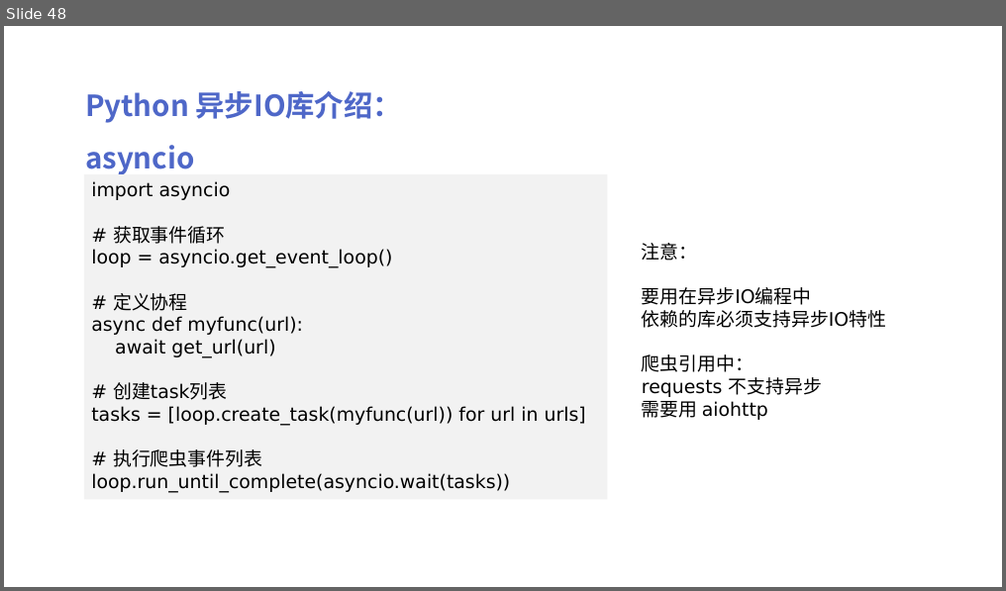
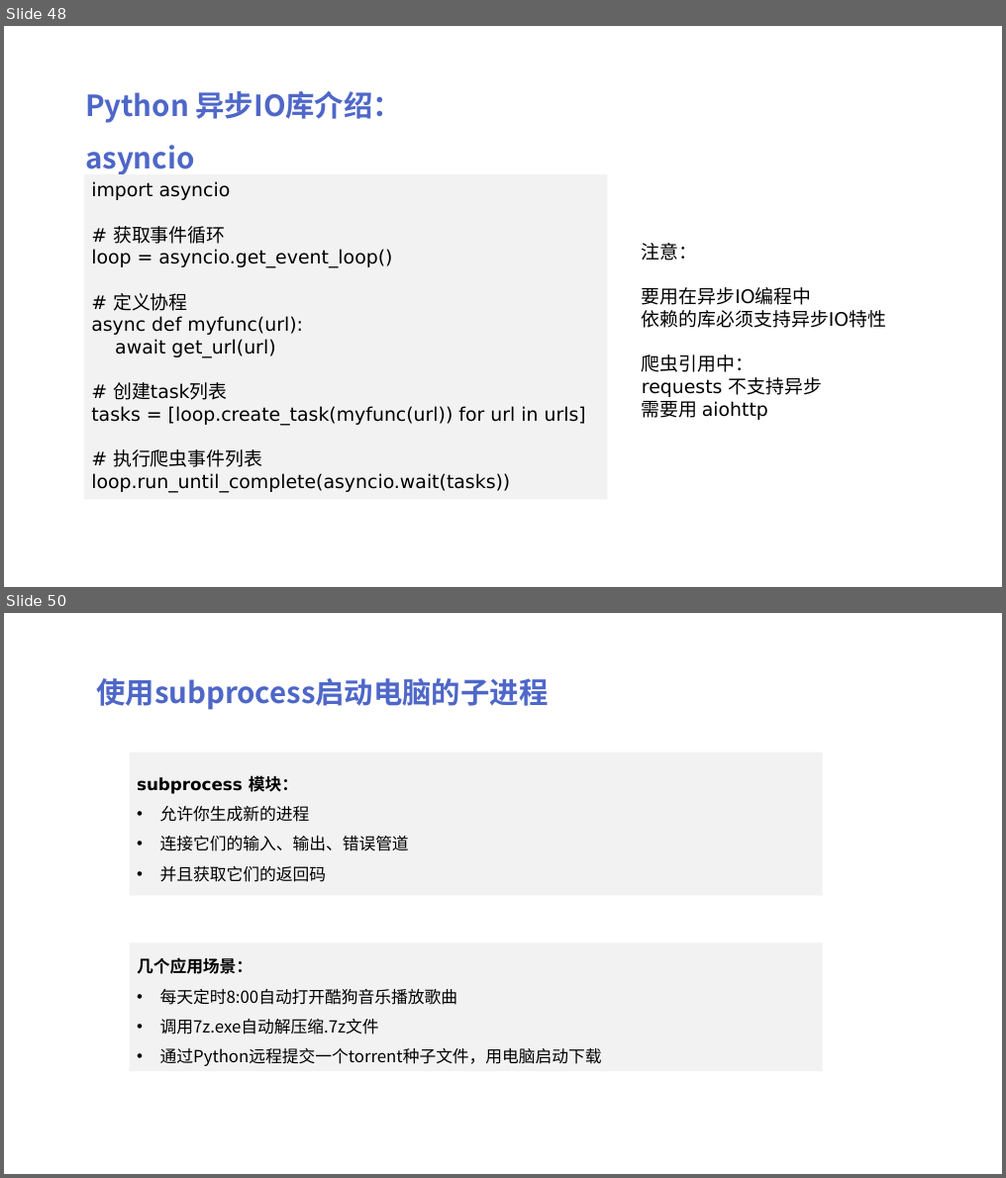
Before and after one commit to peiss/ant-learn-python-concurrent, a slide deck: Python并发编程简介.pptx. Shown one above the other, each under a label of ours: slide 48 before the commit, slides 48 and 50 after it; the slides between them are not shown. The pictures are 1006x591 and 1006x1178 pixels, drawn with LibreOffice and Linux fonts; fonts in the diff are those of the drawing. Boxes give left, top, right and bottom in pixels: in the first picture for what was removed or moved away, otherwise in the second. Text is boxed around its words. In the diff, an @@ line names an element or a change of style, - is before the commit and + after.

```diff
--- a/Python并发编程简介.pptx
+++ b/Python并发编程简介.pptx
@@ slide 50 added at [4, 613, 1002, 1174], background #FFFFFF @@
@@ text added at [96, 678, 548, 710], 28 pt, text #4E67C8, bold @@
+使用subprocess启动电脑的子进程
@@ rectangle added at [130, 753, 823, 896], fill #F2F2F2, 16 pt, text #000000 @@
+subprocess 模块：
+• 允许你生成新的进程
+• 连接它们的输入、输出、错误管道
+• 并且获取它们的返回码
@@ rectangle added at [130, 943, 823, 1072], fill #F2F2F2, 16 pt, text #000000 @@
+几个应用场景：
+• 每天定时8:00自动打开酷狗音乐播放歌曲
+• 调用7z.exe自动解压缩.7z文件
+• 通过Python远程提交一个torrent种子文件，用电脑启动下载
```
Also in this commit, not shown: 3 other slides added, 2 other files.
